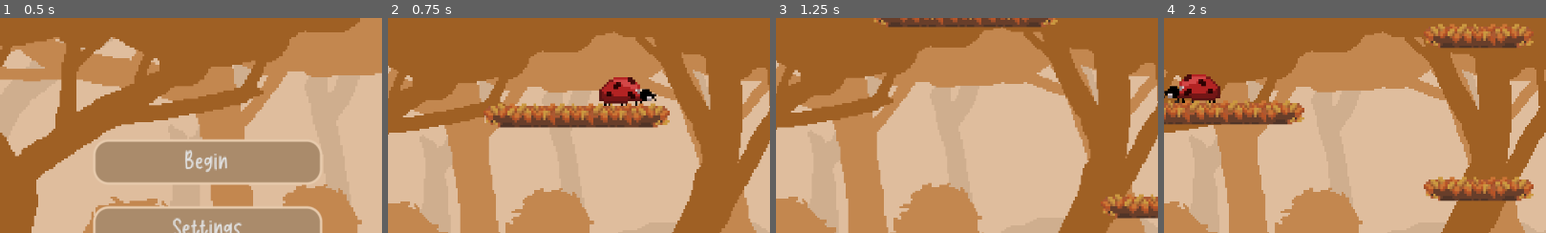
Above: before the commit, frames 1-4 (left to right).
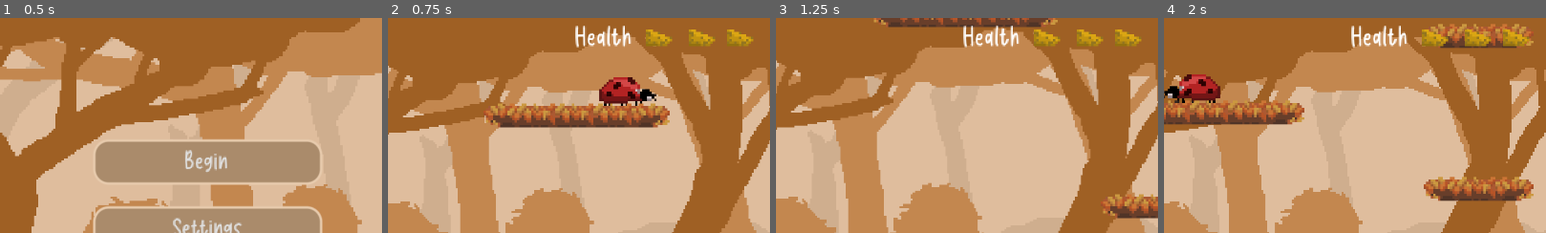
Above: after the commit, the same moments.

Repository: BDSimeonov19/Mouse-Soup
Game: Godot game, scene res://Scenes/main.tscn
The game is run twice, just before and just after one commit, with the same random seed, the same clock (stepped at 60 frames per second) and the same inputs.
Inputs:
- Up to frame 1 (0.5 s): no input
- Up to frame 2 (0.75 s): click "Begin" at 0.5 s
- Up to frame 3 (1.25 s): no input
- Up to frame 4 (2 s): hold D (right) from 1.28 s (still down); tap K (attack) at 1.35 s; tap Space (jump) at 1.52 s
The pictures show only the part of the screen within x 50-100%, y 1-51%; the shares and areas given below are measured in that part.

Frame 1 is identical in both runs. In frame 2, 1.7% of the frame differs, in the area x 49-96%, y 3-14%; in frame 3, 1.6%; in frame 4, 1.9%.

Commit message:
Add HUD and HP. Update HP.

Diff:
--- a/Scenes/docks.tscn
+++ b/Scenes/docks.tscn
@@ -48,7 +48,7 @@
 shader_parameter/speed = Vector2(0.05, 0.07)
 shader_parameter/wave_strength = 0.1
 shader_parameter/scale_y = 200.0
-shader_parameter/y_zoom = 2.357948
+shader_parameter/y_zoom = 3.7974994
 
 [sub_resource type="CanvasTexture" id="CanvasTexture_lqw2r"]
 
--- /dev/null
+++ b/Scenes/hud.tscn
@@ -0,0 +1,43 @@
+[gd_scene format=3 uid="uid://cy3x3w4svbmyo"]
+
+[ext_resource type="Script" uid="uid://3yxtjr11a7ed" path="res://Scripts/hud.gd" id="1_fccik"]
+[ext_resource type="Texture2D" uid="uid://iv0kwb8yo8ml" path="res://Assets/Graphics/Elements.png" id="2_bjfho"]
+[ext_resource type="FontFile" uid="uid://2ej55s5un1gj" path="res://Assets/Fonts/Little Story.ttf" id="3_bjfho"]
+
+[node name="Hud" type="Control" unique_id=1790852836]
+layout_mode = 3
+anchors_preset = 15
+anchor_right = 1.0
+anchor_bottom = 1.0
+grow_horizontal = 2
+grow_vertical = 2
+script = ExtResource("1_fccik")
+
+[node name="CanvasLayer" type="CanvasLayer" parent="." unique_id=1172185052]
+
+[node name="HP 1" type="Sprite2D" parent="CanvasLayer" unique_id=1599927061]
+position = Vector2(307, 10)
+texture = ExtResource("2_bjfho")
+region_enabled = true
+region_rect = Rect2(0, 16, 16, 16)
+
+[node name="HP 2" type="Sprite2D" parent="CanvasLayer" unique_id=567808904]
+position = Vector2(291, 10)
+texture = ExtResource("2_bjfho")
+region_enabled = true
+region_rect = Rect2(0, 16, 16, 16)
+
+[node name="HP 3" type="Sprite2D" parent="CanvasLayer" unique_id=1396532424]
+position = Vector2(273, 10)
+texture = ExtResource("2_bjfho")
+region_enabled = true
+region_rect = Rect2(0, 16, 16, 16)
+
+[node name="Label" type="Label" parent="CanvasLayer" unique_id=211332497]
+offset_left = 238.0
+offset_top = 3.0
+offset_right = 278.0
+offset_bottom = 26.0
+theme_override_fonts/font = ExtResource("3_bjfho")
+theme_override_font_sizes/font_size = 12
+text = "Health"
--- /dev/null
+++ b/Scripts/hud.gd
@@ -0,0 +1,15 @@
+extends Control
+
+@onready var cheese = [$"CanvasLayer/HP 1", $"CanvasLayer/HP 2", $"CanvasLayer/HP 3"]
+
+func _ready() -> void:
+	pass
+
+func _process(delta: float) -> void:
+
+	pass
+
+func update_health(current_health, health_change):
+	for i in range(3):
+		var frame = 0 if i < current_health else 1
+		cheese[i].region_rect = Rect2(0, (frame + 1) * 16, 16, 16)
--- a/Scripts/main.gd
+++ b/Scripts/main.gd
@@ -4,6 +4,8 @@
 
 var save_data := {"items_collected": [], "current_level_path" : ""}
 var settings := {"volume": 100}
+
+signal health_change(new_health, health_change)
 
 func _ready() -> void:
 	load_game()
@@ -46,3 +48,6 @@
 		return
 
 	settings = json.data
+
+func take_damage(current_health, diff):
+	health_change.emit(current_health, diff)
--- a/Scripts/main_menu.gd
+++ b/Scripts/main_menu.gd
@@ -1,10 +1,13 @@
 extends Control
 
 var level_scene = preload("res://Scenes/forest.tscn").instantiate()
-
+var hud_scene = preload("res://Scenes/hud.tscn").instantiate()
 
 func _on_begin_pressed() -> void:
 	get_node("/root/Main/World").add_child(level_scene)
+	get_node("/root/Main/UI").add_child(hud_scene)
+	get_node("/root/Main").health_change.connect(hud_scene.update_health)
+
 	get_node("/root/Main").is_pausable = true
 	queue_free()
 
--- a/Scripts/mouse.gd
+++ b/Scripts/mouse.gd
@@ -78,6 +78,7 @@
 
 func take_damage() -> void:
 	health -= 1;
+	get_node("/root/Main").take_damage(health, -1)
 	animated_sprite.modulate = Color(1, 0, 0, 1)
 	await get_tree().create_timer(0.5).timeout
 	animated_sprite.modulate = Color(1, 1, 1, 1)
Binary file changed: Assets/Graphics/Elements.png
Not shown, added: Scripts/hud.gd.uid
